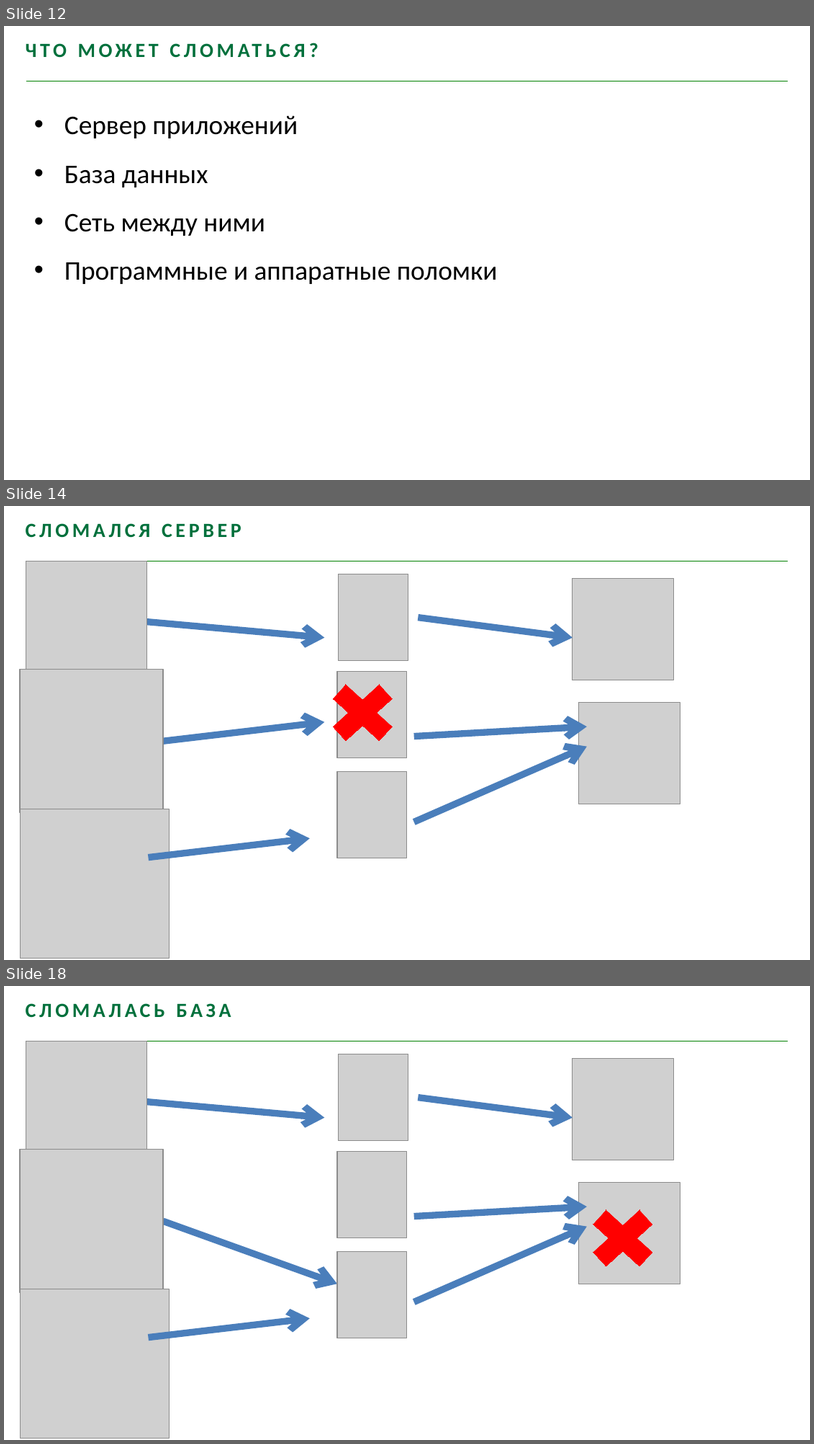
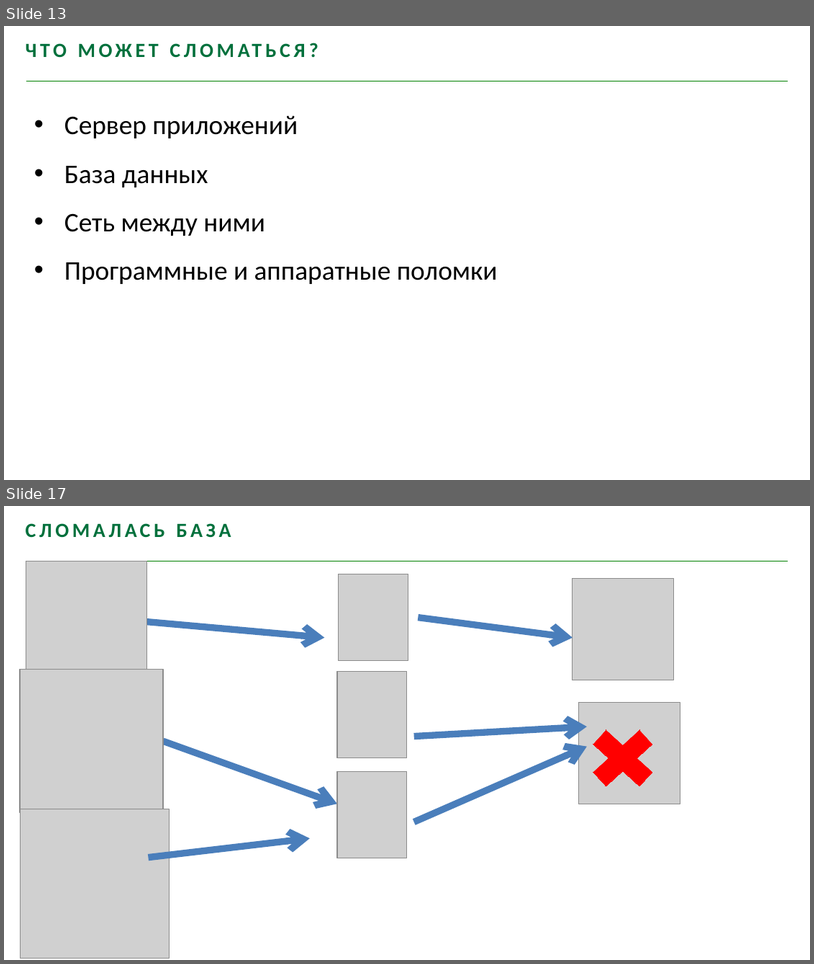
Before and after one commit to youhavebeenforked/JavaSchoolCourse, a slide deck: lessons/18_Hibernate/Лекция Distributed Systems.pptx. Shown one above the other, each under a label of ours: slides 12, 14 and 18 before the commit, slides 13 and 17 after it; the slides between them are not shown. The pictures are 814x1444 and 814x964 pixels, drawn with LibreOffice and Linux fonts; fonts in the diff are those of the drawing; grey boxes stand for pictures; background and template pictures are left out. Boxes give left, top, right and bottom in pixels: in the first picture for what was removed or moved away, otherwise in the second. Text is boxed around its words. In the diff, an @@ line names an element or a change of style, - is before the commit and + after.

```diff
--- a/lessons/18_Hibernate/Лекция Distributed Systems.pptx
+++ b/lessons/18_Hibernate/Лекция Distributed Systems.pptx
@@ slide 14 removed at (4, 506, 810, 960), background #FFFFFF; not listed: 1 template element that a slide beside it also shows @@
@@ text removed at (26, 523, 242, 538) @@
-СЛОМАЛСЯ СЕРВЕР
@@ picture removed at (26, 561, 147, 682) @@
@@ picture removed at (339, 574, 409, 660) @@
@@ picture removed at (573, 579, 674, 680) @@
@@ arrow removed from (147, 621) to (325, 638) @@
@@ arrow removed from (419, 618) to (573, 638) @@
@@ picture removed at (20, 669, 164, 813) @@
@@ cross removed at (319, 672, 407, 753) @@
@@ picture removed at (337, 672, 407, 757) @@
@@ picture removed at (579, 702, 681, 803) @@
@@ arrow removed from (163, 741) to (325, 722) @@
@@ arrow removed from (414, 736) to (587, 726) @@
@@ arrow removed from (414, 821) to (587, 746) @@
@@ picture removed at (337, 771, 407, 857) @@
@@ picture removed at (20, 809, 168, 957) @@
@@ arrow removed from (148, 857) to (309, 838) @@
@@ what was slide 12 is now slide 13 @@
@@ what was slide 18 is now slide 17 @@
```
Also in this commit, not shown: 5 slides changed, 1 slide added, 1 other slide removed.
